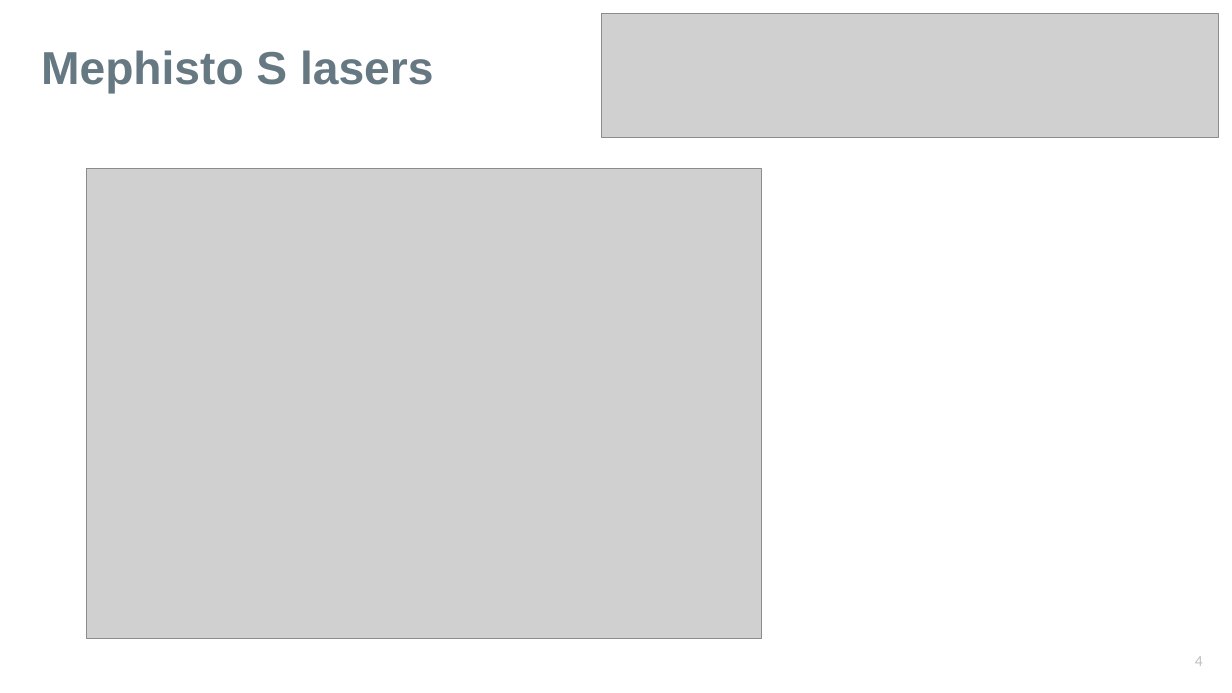
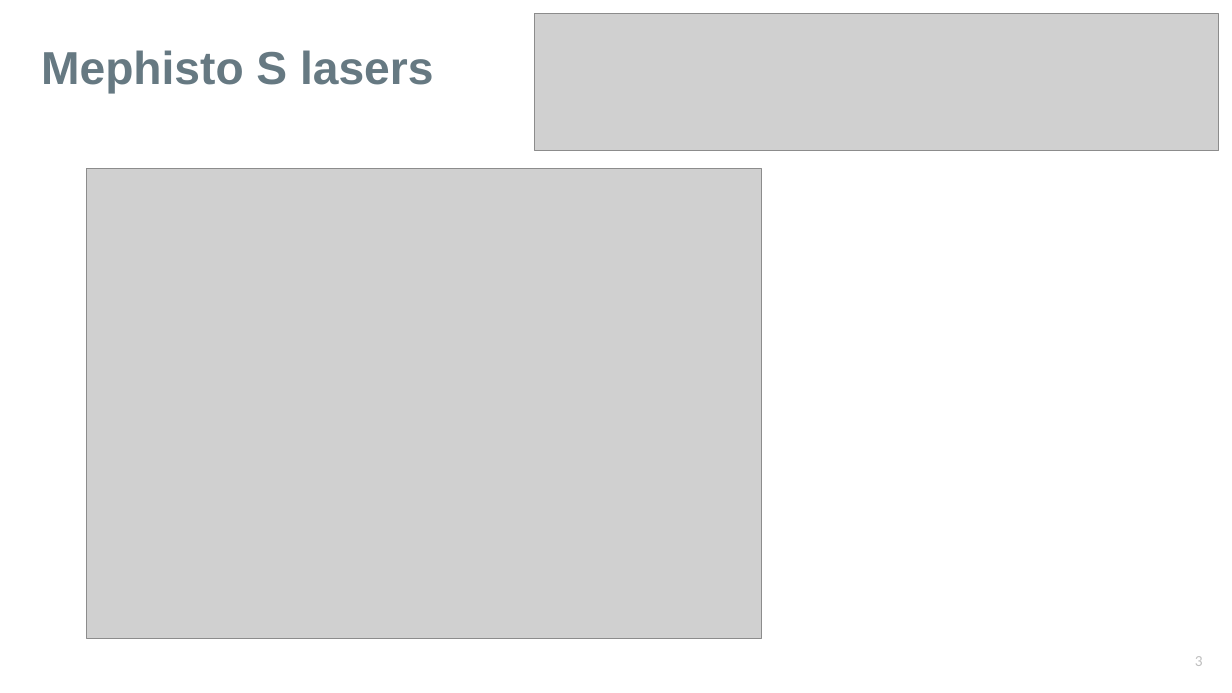
Before and after one commit to karinkruuse/VSC-random, a slide deck: slide 3 of seminar updates.pptx (slide 4 before the commit). Drawn at 1232x693 pixels with LibreOffice and Linux fonts; fonts in the diff are those of the drawing; grey boxes stand for pictures. Boxes give left, top, right and bottom in pixels: in the first picture for what was removed or moved away, otherwise in the second. Text is boxed around its words. In the diff, an @@ line names an element or a change of style, - is before the commit and + after.

```diff
--- a/seminar updates.pptx
+++ b/seminar updates.pptx
@@ picture: place and size @@
-picture at [602,14,1219,138]
+picture at [535,14,1220,151]
@@ page number at [1195,656,1203,666]: text changed @@
-4
+3
```
Also in this commit, not shown: 1 other slide changed.
